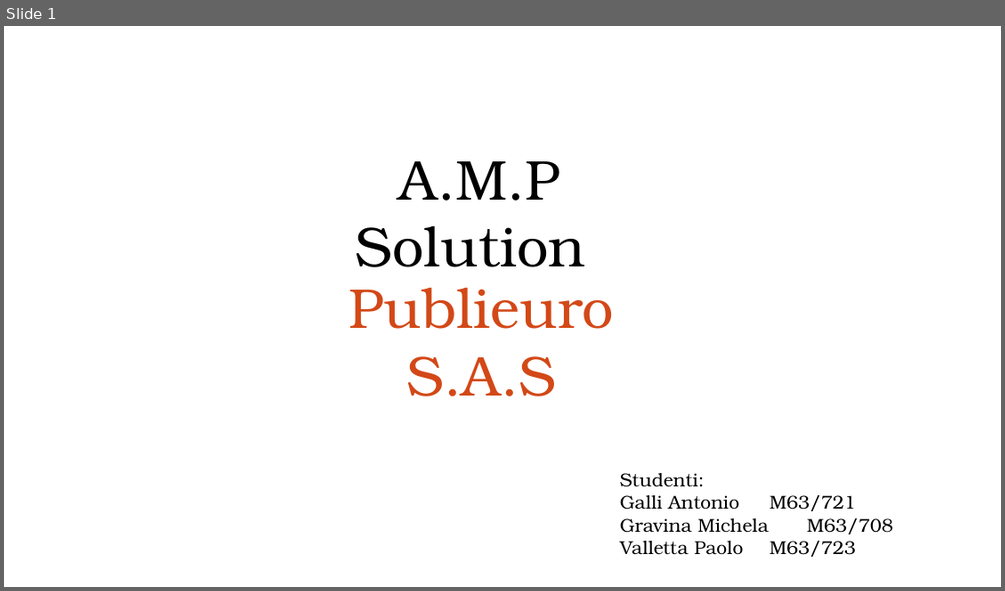
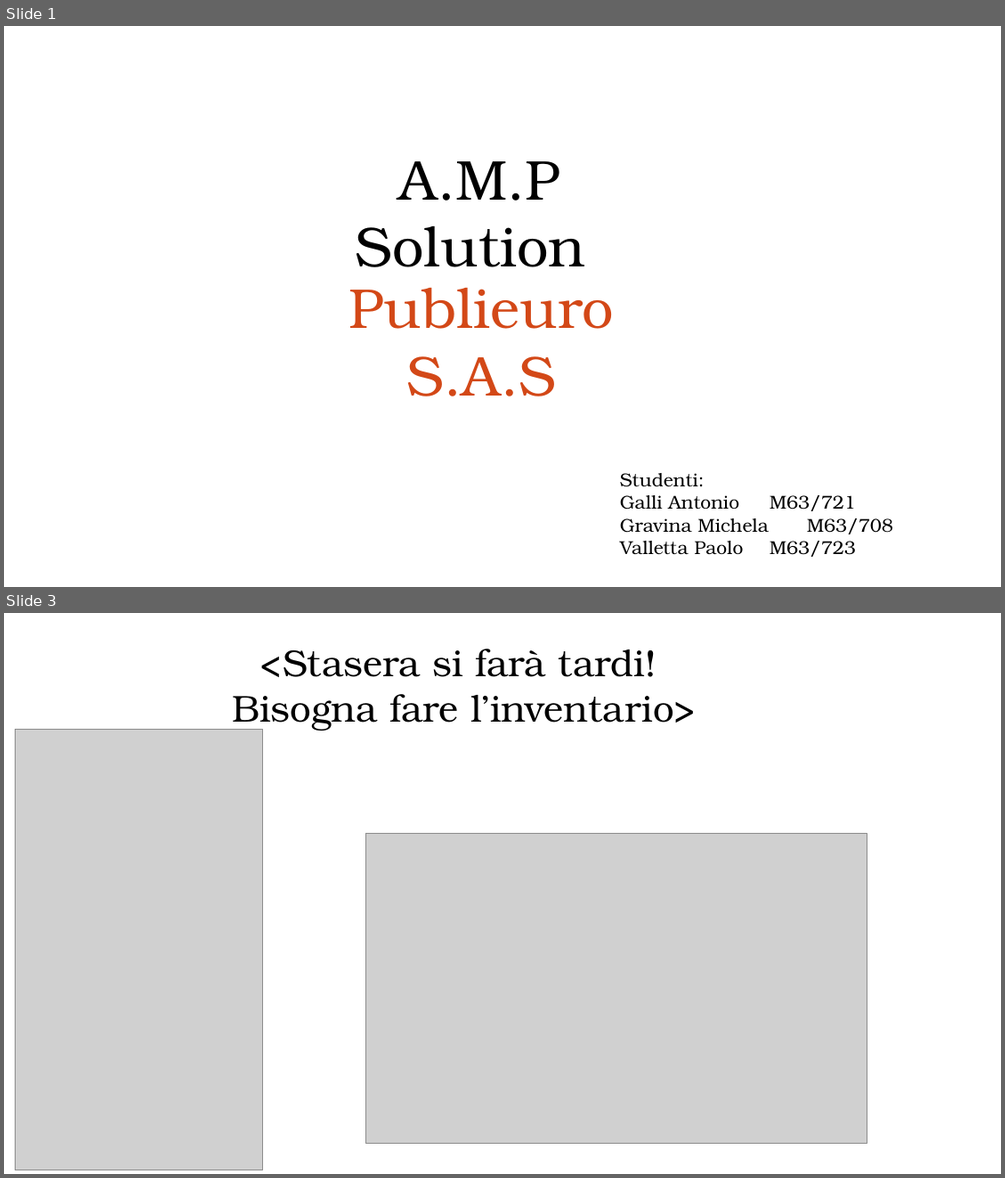
Before and after one commit to paoValle/PubliEuroSAS, a slide deck: PresentazioneProgetto.pptx. Shown one above the other, each under a label of ours: slide 1 before the commit, slides 1 and 3 after it; the slides between them are not shown. The pictures are 1005x591 and 1005x1178 pixels, drawn with LibreOffice and Linux fonts; fonts in the diff are those of the drawing; grey boxes stand for pictures; background and template pictures are left out. Boxes give left, top, right and bottom in pixels: in the first picture for what was removed or moved away, otherwise in the second. Text is boxed around its words. In the diff, an @@ line names an element or a change of style, - is before the commit and + after.

```diff
--- a/PresentazioneProgetto.pptx
+++ b/PresentazioneProgetto.pptx
@@ slide 3 added at box(4, 613, 1001, 1174), background #FFFFFF @@
@@ text added at box(232, 649, 696, 730), 36 pt, text #000000 @@
+<Stasera si farà tardi!
+Bisogna fare l’inventario>
@@ picture added at box(16, 730, 263, 1170) @@
@@ picture added at box(366, 833, 867, 1143) @@
@@ ellipse added at box(938, 1125, 971, 1158), outline #FFFFFF 1 pt @@
```
Also in this commit, not shown: 21 other slides added, 20 other files.
